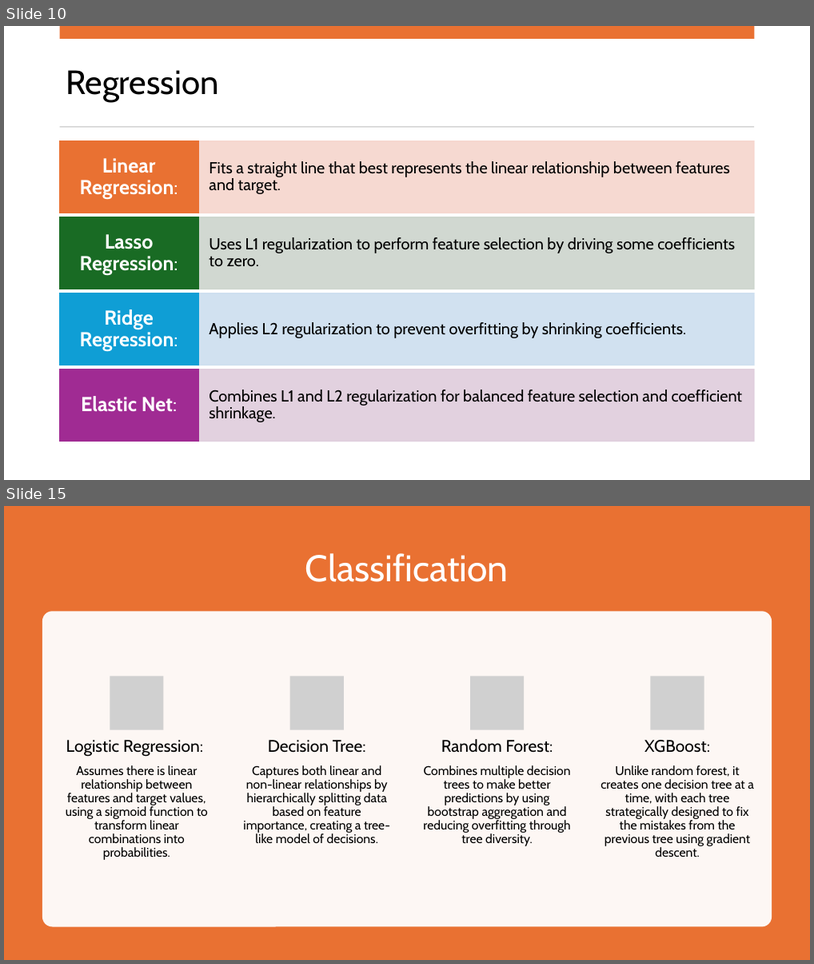
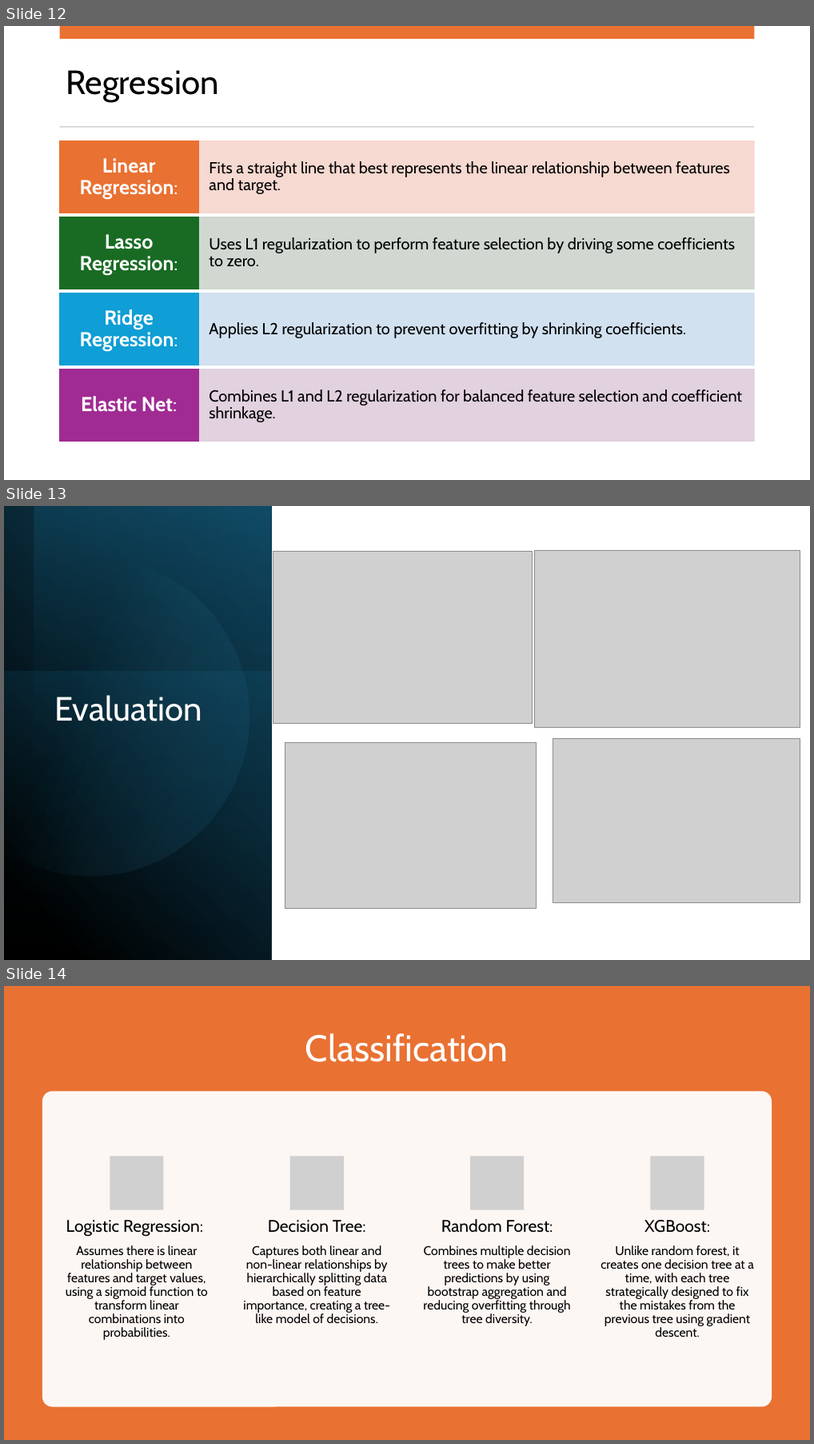
Before and after one commit to ujjwalkuikel/NYC-Taxi-Data-Analysis, a slide deck: Predictive Paths.pptx. Shown one above the other, each under a label of ours: slides 10 and 15 before the commit, slides 12, 13 and 14 after it; the slides between them are not shown. The pictures are 814x964 and 814x1444 pixels, drawn with LibreOffice and Linux fonts; fonts in the diff are those of the drawing; grey boxes stand for pictures. Boxes give left, top, right and bottom in pixels: in the first picture for what was removed or moved away, otherwise in the second. Text is boxed around its words. In the diff, an @@ line names an element or a change of style, - is before the commit and + after.

```diff
--- a/Predictive Paths.pptx
+++ b/Predictive Paths.pptx
@@ slide 13 added at [4, 506, 810, 960], background #FFFFFF @@
@@ rectangle added at [4, 506, 271, 960], fill gradient #000000 to #104862 @@
@@ rectangle added at [34, 507, 270, 960], fill gradient #156082 to #000000 @@
@@ freeform shape added at [4, 537, 278, 904], fill gradient #46B1E1 to #104862 @@
@@ picture added at [274, 551, 533, 723] @@
@@ picture added at [534, 551, 801, 728] @@
@@ rectangle added at [4, 672, 271, 960], fill gradient #156082 to #0B3041 @@
@@ title added at [54, 695, 202, 721], 40 pt, text #FFFFFF @@
+Evaluation
@@ picture added at [286, 742, 536, 908] @@
@@ picture added at [554, 738, 801, 903] @@
@@ what was slide 10 is now slide 12 @@
@@ what was slide 15 is now slide 14 @@
```
Also in this commit, not shown: 2 slides changed, 8 other slides added, 11 slides removed, 8 other files.
